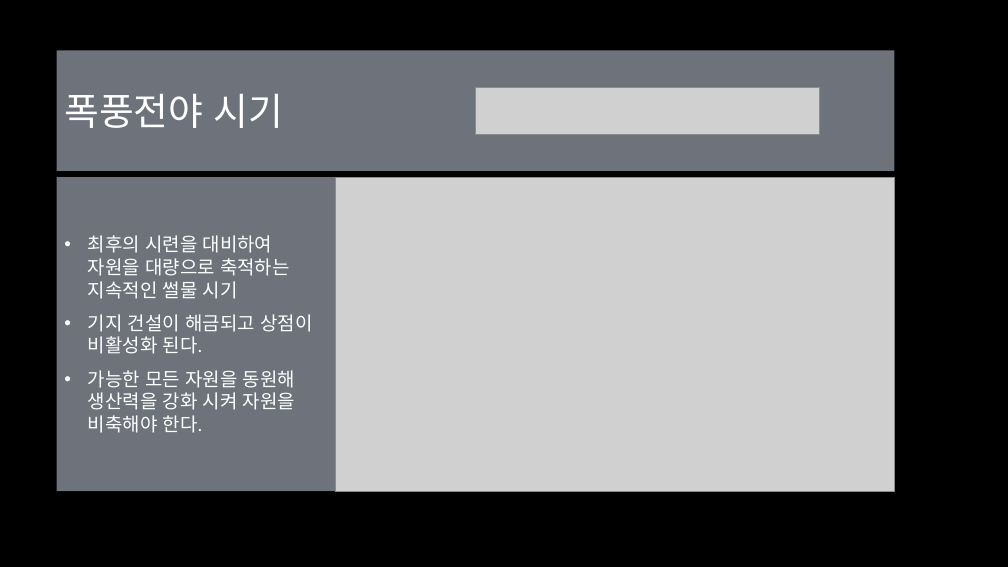
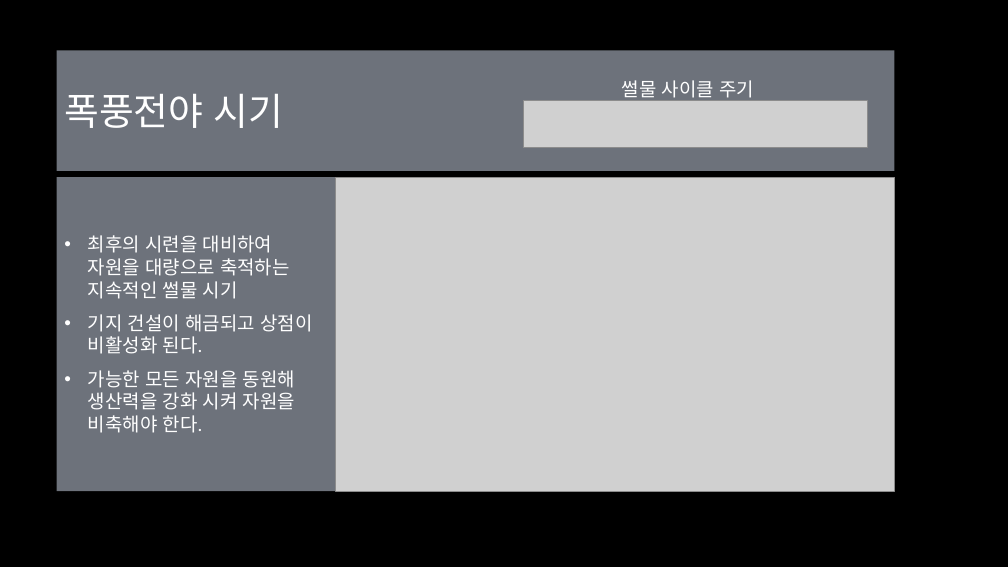
Before and after one commit to Eva-go/Capstone_Project, a slide deck: slide 8 of 문서/마지막 달 조영환,김태현,양영현.pptx (slide 7 before the commit). Drawn at 1008x567 pixels with LibreOffice and Linux fonts; fonts in the diff are those of the drawing; grey boxes stand for pictures; background and template pictures are left out. Boxes give left, top, right and bottom in pixels: in the first picture for what was removed or moved away, otherwise in the second. Text is boxed around its words. In the diff, an @@ line names an element or a change of style, - is before the commit and + after.

```diff
--- a/문서/마지막 달 조영환,김태현,양영현.pptx
+++ b/문서/마지막 달 조영환,김태현,양영현.pptx
@@ text added at [622,80,754,102], 18 pt, text #FFFFFF @@
+썰물 사이클 주기
@@ picture: place and size @@
-picture at [476,87,820,134]
+picture at [523,101,867,147]
```
Also in this commit, not shown: 11 other slides changed, 8 slides added.
